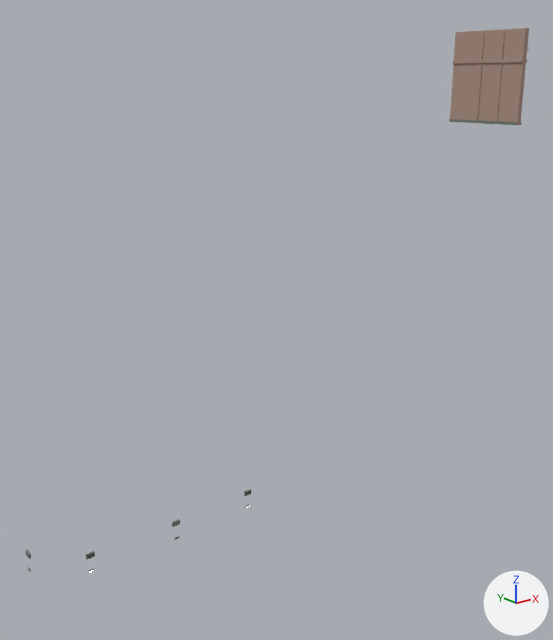
Renders of the glTF model models/m2/pm1_m2.glb from each side of a commit.
Camera for both pictures: a 50 mm lens placed at (-62.7, -1.0, 53.5), pointed at (-16.0, 57.3, 30.2). Every picture has the same lights, and +X, +Y and +Z are marked at lower right. The picture after the commit comes second. Vertices at exactly the same position are counted once.

In view in the first picture: 'pm1_m2'.
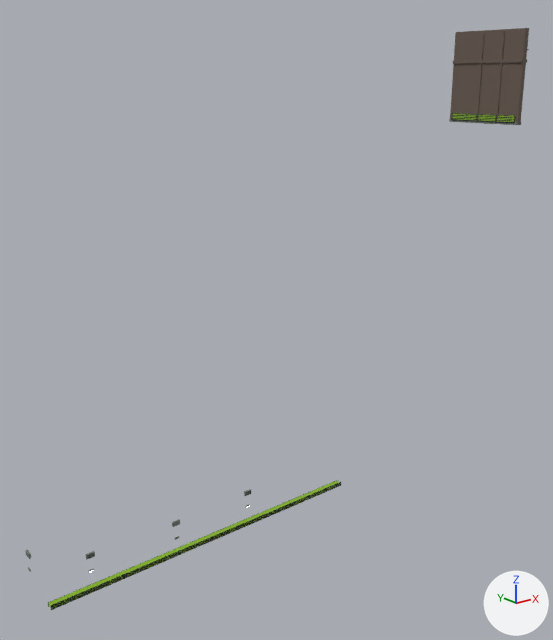
Location of each change, [x1, y1, x2, y2] in pixels of the pictures (553 x 640 px):
'pm1_m2', recoloured, reshaped (beige to brown, 7% taller)
    before: [25, 28, 529, 572]
    after: [25, 28, 529, 610]
part 1 of me_pm1_m2, added
    after: [452, 113, 514, 122]
part 2 of me_pm1_m2, added
    after: [49, 480, 338, 607]
part 3 of me_pm1_m2, added
    after: [52, 482, 339, 608]
part 4 of me_pm1_m2, added
    after: [451, 119, 514, 123]
part 5 of me_pm1_m2, added
    after: [451, 118, 511, 121]
part 6 of me_pm1_m2, added
    after: [451, 116, 514, 120]
part 7 of me_pm1_m2, added
    after: [452, 115, 515, 118]
part 8 of me_pm1_m2, added
    after: [451, 113, 515, 117]
part 9 of me_pm1_m2, added
    after: [48, 480, 337, 603]
part 10 of me_pm1_m2, added
    after: [51, 485, 341, 610]
part 11 of me_pm1_m2, added
    after: [51, 484, 341, 609]
part 12 of me_pm1_m2, added
    after: [51, 483, 341, 608]
part 13 of me_pm1_m2, added
    after: [51, 483, 340, 607]
part 14 of me_pm1_m2, added
    after: [51, 482, 341, 606]

Patch to the scene script:
```diff
--- a/models/m2/pm1_m2.glb.py
+++ b/models/m2/pm1_m2.glb.py
@@ mat_m2__oldbrick_006 @@
 mat_m2__oldbrick_006 = principled_material('m2__oldbrick.006')
-mat_m2__oldbrick_006.base_color = (0.404, 0.274, 0.22)  # beige #aa8f81
+mat_m2__oldbrick_006.base_color = (0.136, 0.101, 0.0784)  # brown #67594f
 mat_m2__oldbrick_006.roughness = 0.7
@@ mat_emit_water_006 @@
+mat_emit_water_006 = principled_material('emit_water.006')
+mat_emit_water_006.base_color = (0.16, 0.29, 0.02)  # green #6f9327
+mat_emit_water_006.emission_color = (0.144, 0.261, 0.018)  # green #6a8c24
+mat_emit_water_006.emission_strength = 1.0
@@ me_pm1_m2 @@
 # used by ob_pm1_m2; location = (0.0, 0.0, 0.0)
-me_pm1_m2.from_pydata(...)  # 744 vertices, 1284 faces; spans x -38.0..-1.2, y 37.5..75.2, z 0.5..57.5
+me_pm1_m2.from_pydata(...)  # 936 vertices, 1572 faces; spans x -38.0..5.8, y 37.5..75.2, z -1.9..57.5
+# me_pm1_m2 part 1: a new loose piece, a box spanning x -6.54..-6.52, y 37.8..44.2, z 50.15..50.75, in mat_emit_water_006 (green #6f9327, glowing green #6a8c24)
+# me_pm1_m2 part 2: a new loose piece, a box spanning x -37.7..5.7, y 70.27..70.29, z -1.85..-1.25, in mat_emit_water_006 (green #6f9327, glowing green #6a8c24)
+# me_pm1_m2 part 3: a new loose piece, a box spanning x -37.7..5.7, y 69.71..69.73, z -1.85..-1.25, in mat_emit_water_006 (green #6f9327, glowing green #6a8c24)
+# me_pm1_m2 part 4: a new loose piece, a box spanning x -6.615..-6.545, y 37.75..44.25, z 50.16..50.22, in mat_black_006 (black #191d21)
+# me_pm1_m2 part 5: a new loose piece, a box spanning x -6.615..-6.545, y 37.75..44.25, z 50.29..50.35, in mat_black_006 (black #191d21)
+# me_pm1_m2 part 6: a new loose piece, a box spanning x -6.615..-6.545, y 37.75..44.25, z 50.42..50.48, in mat_black_006 (black #191d21)
+# me_pm1_m2 part 7: a new loose piece, a box spanning x -6.615..-6.545, y 37.75..44.25, z 50.55..50.61, in mat_black_006 (black #191d21)
+# me_pm1_m2 part 8: a new loose piece, a box spanning x -6.615..-6.545, y 37.75..44.25, z 50.68..50.74, in mat_black_006 (black #191d21)
+# me_pm1_m2 part 9: a new loose piece, a box spanning x -37.75..5.75, y 70.295..70.365, z -1.32..-1.26, in mat_black_006 (black #191d21)
+# me_pm1_m2 part 10: a new loose piece, a box spanning x -37.75..5.75, y 69.635..69.705, z -1.84..-1.78, in mat_black_006 (black #191d21)
+# me_pm1_m2 part 11: a new loose piece, a box spanning x -37.75..5.75, y 69.635..69.705, z -1.71..-1.65, in mat_black_006 (black #191d21)
+# me_pm1_m2 part 12: a new loose piece, a box spanning x -37.75..5.75, y 69.635..69.705, z -1.58..-1.52, in mat_black_006 (black #191d21)
+# me_pm1_m2 part 13: a new loose piece, a box spanning x -37.75..5.75, y 69.635..69.705, z -1.45..-1.39, in mat_black_006 (black #191d21)
+# me_pm1_m2 part 14: a new loose piece, a box spanning x -37.75..5.75, y 69.635..69.705, z -1.32..-1.26, in mat_black_006 (black #191d21)
+# other edits to the shape of me_pm1_m2 do not show in these pictures
 me_pm1_m2.materials.append(mat_m2__oldbrick_006)
@@ me_pm1_m2 @@
 me_pm1_m2.materials.append(mat_black_006)
+me_pm1_m2.materials.append(mat_emit_water_006)  # green #6f9327, glowing green #6a8c24
```
